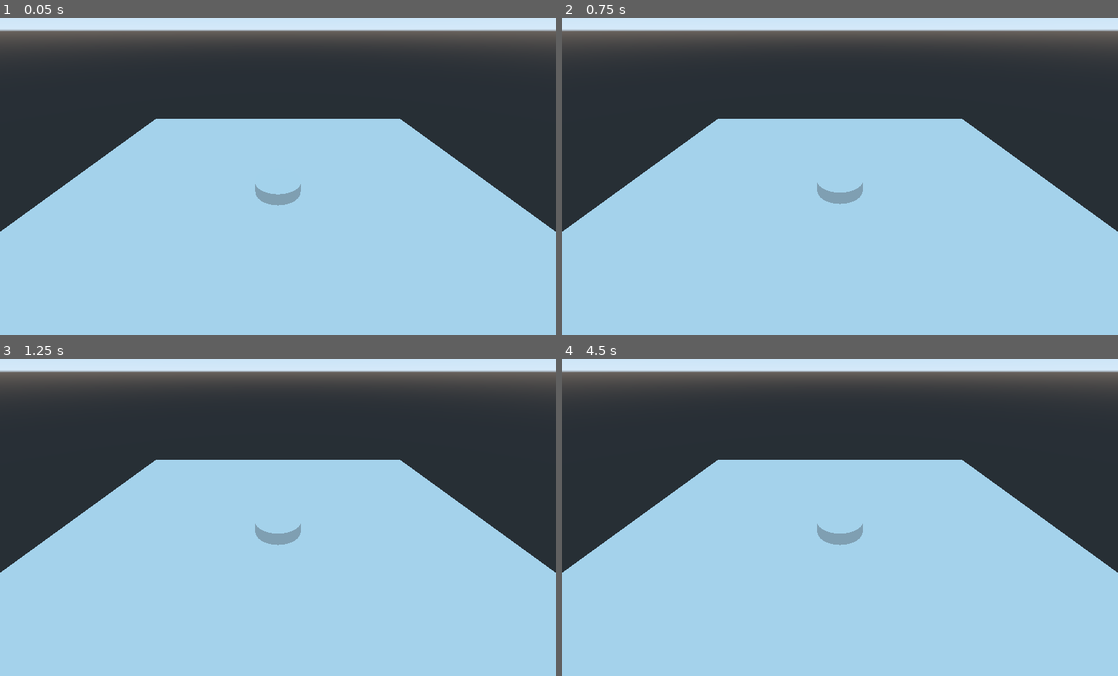
Above: before the commit, frames 1-4 (two rows, left to right).
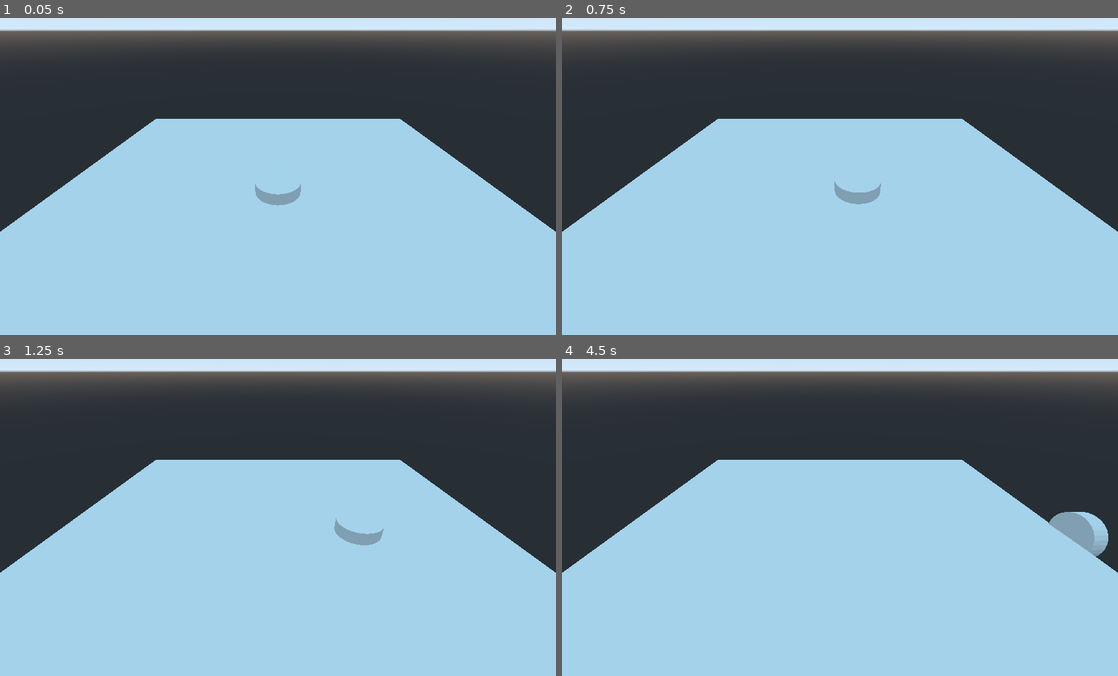
Above: after the commit, the same moments.

Repository: Missakhel/BashBlitz
Game: Godot game, scene res://Scene/Spatial.tscn
Same seed, same stepped clock (60 frames per second), same inputs: the game is played once before the commit and once after it.
Inputs:
- Up to frame 1 (0.05 s): no input
- Up to frame 2 (0.75 s): tap Enter at 0.5 s; hold Right (ui_right) from 0.53 s (still down)
- Up to frame 3 (1.25 s): keep holding Right (ui_right)
- Up to frame 4 (4.5 s): release Right (ui_right) at 1.28 s; hold Down (ui_down) 1.28-2.03 s; hold Right (ui_right) 2.03-2.78 s; tap Space at 2.75 s; hold Up (ui_up) 2.78-3.53 s; tap Enter at 3.5 s; hold Left (ui_left) from 3.53 s (still down)

Frame 1 is identical in both runs. In frame 2, 0.4% of the frame differs, in the area x 45-58%, y 51-59%; in frame 3, 0.6%; in frame 4, 1.2%, in the area x 45-99%, y 48-63%.

Commit message:
Movement Code

Diff:
--- a/Scripts/BashBot.gd
+++ b/Scripts/BashBot.gd
@@ -1,16 +1,29 @@
 extends RigidBody
 
+export var speed = 1.0
+export var limit = 5
+export var deacceleration = 5
+var impulse = Vector3.ZERO
 
-# Declare member variables here. Examples:
-# var a = 2
-# var b = "text"
+func _process(delta):
+	if impulse.x < 0:
+		impulse.x += delta*deacceleration
+	elif impulse.x > 0:
+		impulse.x -= delta*deacceleration
+	if impulse.z < 0:
+		impulse.z += delta*deacceleration
+	elif impulse.z > 0:
+		impulse.z -= delta*deacceleration
 
+func _physics_process(delta):
+	if Input.is_action_pressed("ui_left") and impulse.x > limit*-1:
+		impulse.x -= speed
+	if Input.is_action_pressed("ui_right") and impulse.x < limit:
+		impulse.x += speed
+	if Input.is_action_pressed("ui_up") and impulse.z > limit*-1:
+		impulse.z -= speed
+	if Input.is_action_pressed("ui_down") and impulse.z < limit:
+		impulse.z += speed
 
-# Called when the node enters the scene tree for the first time.
-func _ready():
-	pass # Replace with function body.
-
-
-# Called every frame. 'delta' is the elapsed time since the previous frame.
-#func _process(delta):
-#	pass
+	print(impulse)
+	set_linear_velocity(impulse)
